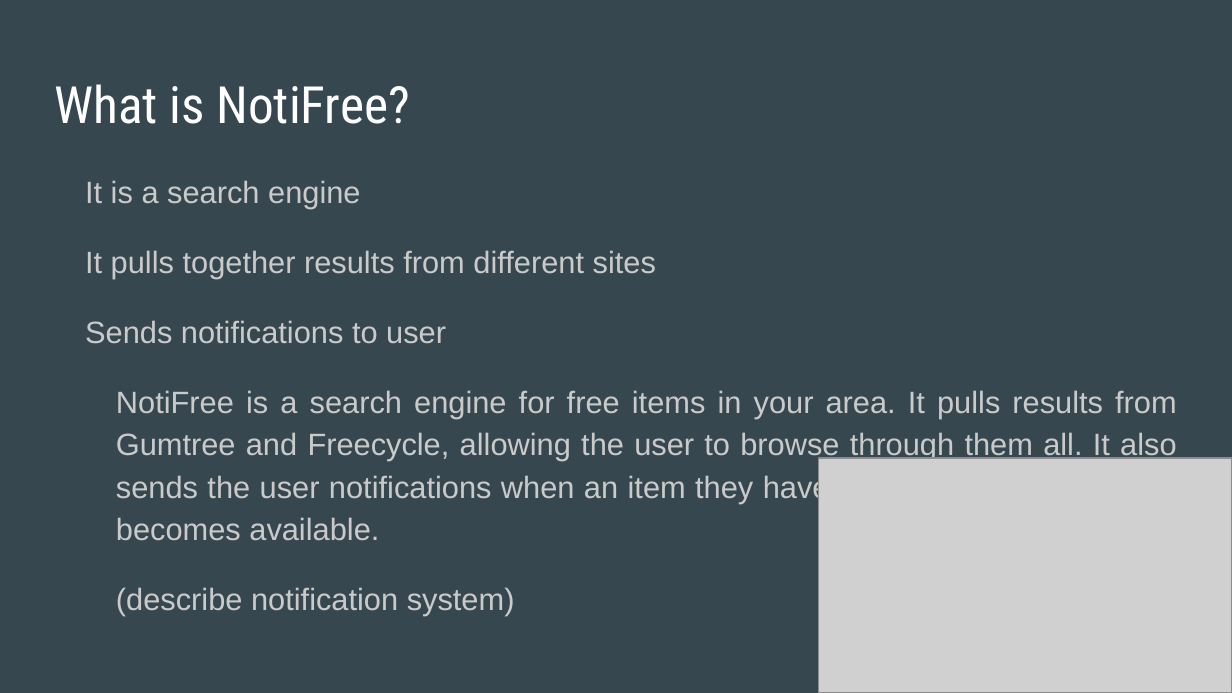
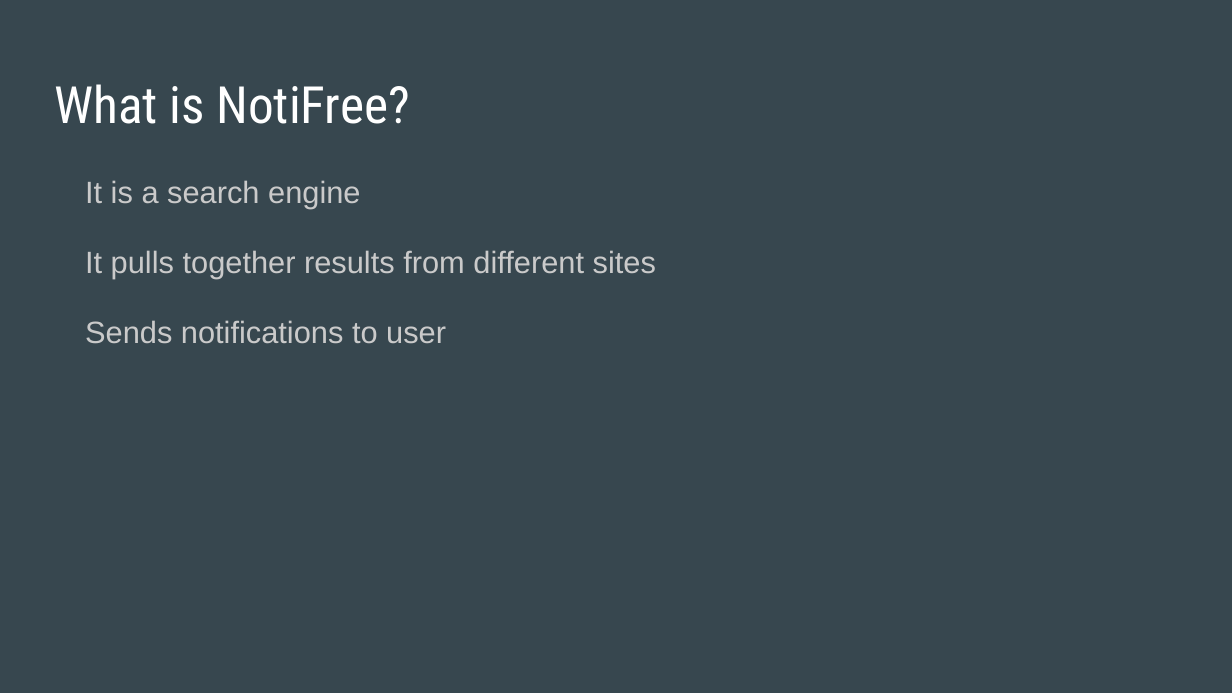
Before and after one commit to davidferguson/itemswap, a slide deck: slide 2 of NotiFree.pptx. Drawn at 1232x693 pixels with LibreOffice and Linux fonts; fonts in the diff are those of the drawing; grey boxes stand for pictures. Boxes give left, top, right and bottom in pixels: in the first picture for what was removed or moved away, otherwise in the second. Text is boxed around its words. In the diff, an @@ line names an element or a change of style, - is before the commit and + after.

Commit message:
updated powerpoint (backup screenshots still need to be updated)

```diff
--- a/NotiFree.pptx
+++ b/NotiFree.pptx
@@ text at bbox=[116, 390, 1177, 616]: paragraphs removed @@
-NotiFree is a search engine for free items in your area. It pulls results from Gumtree and Freecycle, allowing the user to browse through them all. It also sends the user notifications when an item they have recently been looking for becomes available.
-(describe notification system)
@@ picture removed at bbox=[818, 458, 1232, 693] @@
```
Also in this commit, not shown: 4 other slides changed, 5 slides added.
